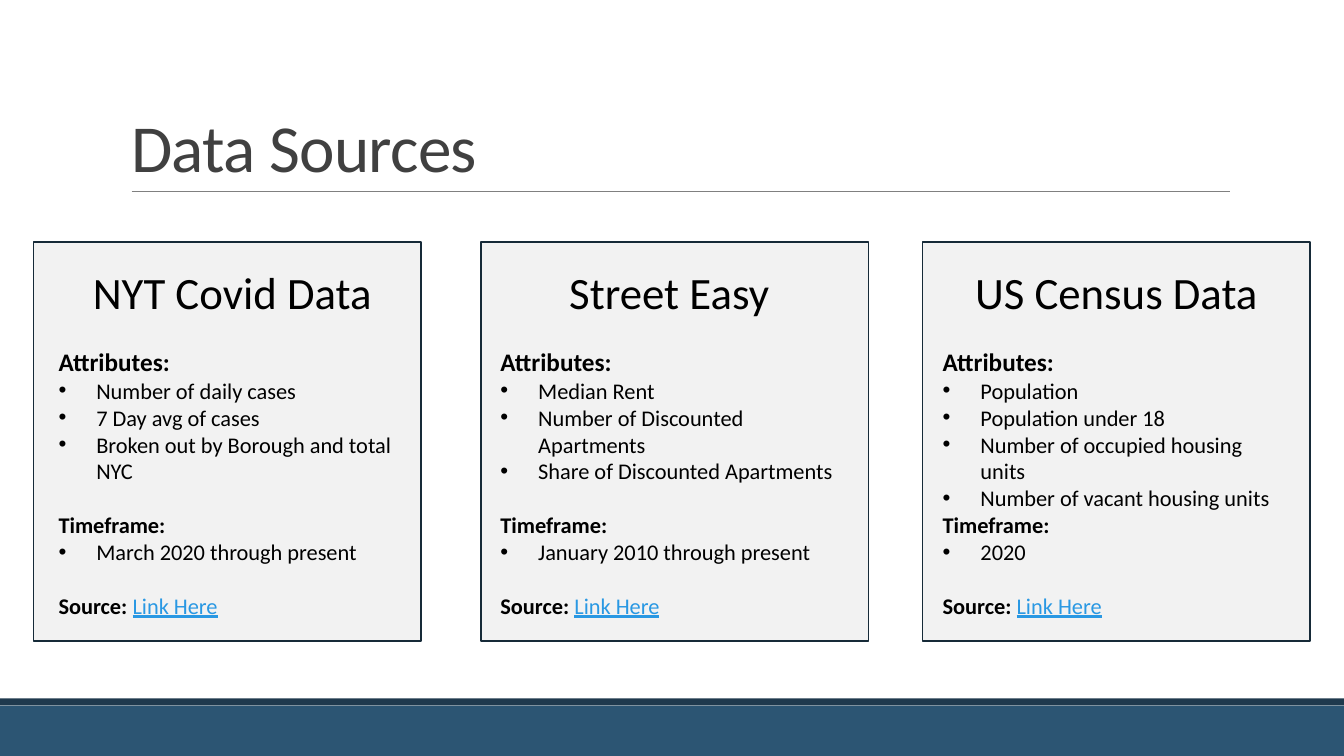
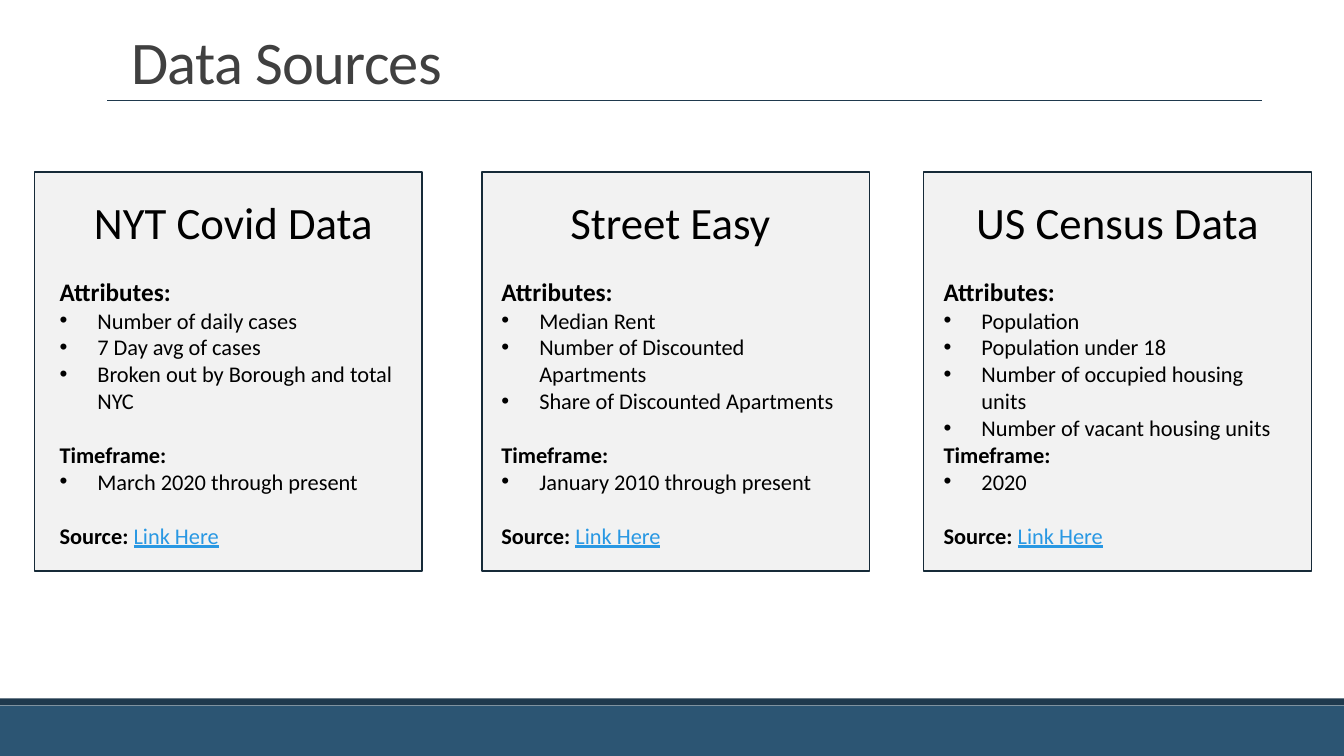
Before and after one commit to jackcopeland11/nyc_apartment_rent_analysis, a slide deck: slide 7 of Covid-19 and the NYC Apartment Market.pptx. Drawn at 1344x756 pixels with LibreOffice and Linux fonts; fonts in the diff are those of the drawing. Boxes give left, top, right and bottom in pixels: in the first picture for what was removed or moved away, otherwise in the second. Text is boxed around its words. In the diff, an @@ line names an element or a change of style, - is before the commit and + after.

```diff
--- a/Covid-19 and the NYC Apartment Market.pptx
+++ b/Covid-19 and the NYC Apartment Market.pptx
@@ title "Data Sources" at [131, 44, 442, 85]: size 48 to 43.2 pt @@
@@ line added from (107, 100) to (1262, 100), #1F394D 1 pt @@
@@ rectangle added at [107, 170, 1254, 199], fill #FFFFFF, outline #FFFFFF 1.25 pt @@
@@ 6 texts, 3 rectangles: place and size @@
-6 texts, 3 rectangles at [33, 242, 1311, 641]
+6 texts, 3 rectangles at [34, 172, 1312, 572]
@@ line removed from (132, 192) to (1231, 192) @@
```
Also in this commit, not shown: 10 other slides changed, 2 slides added.
